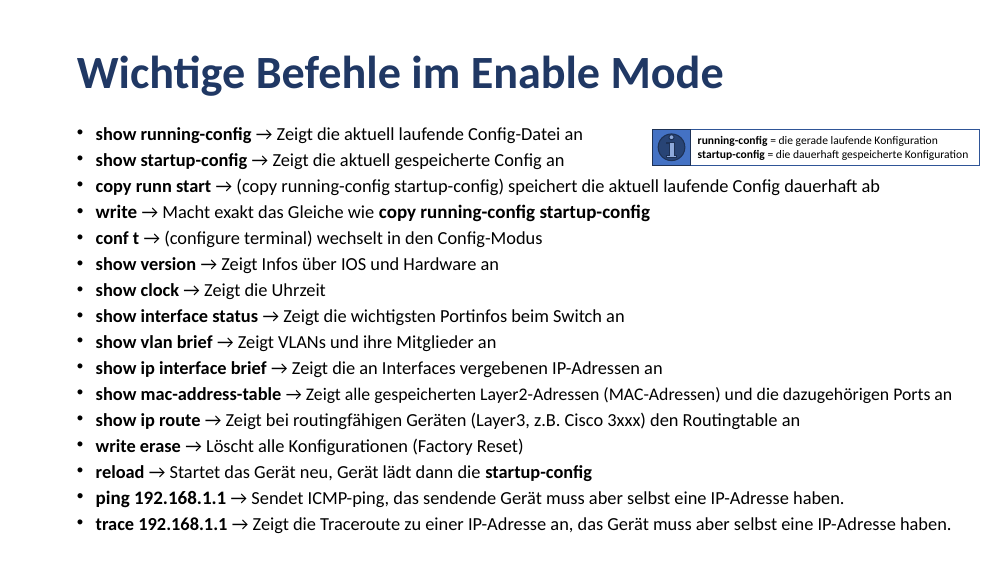
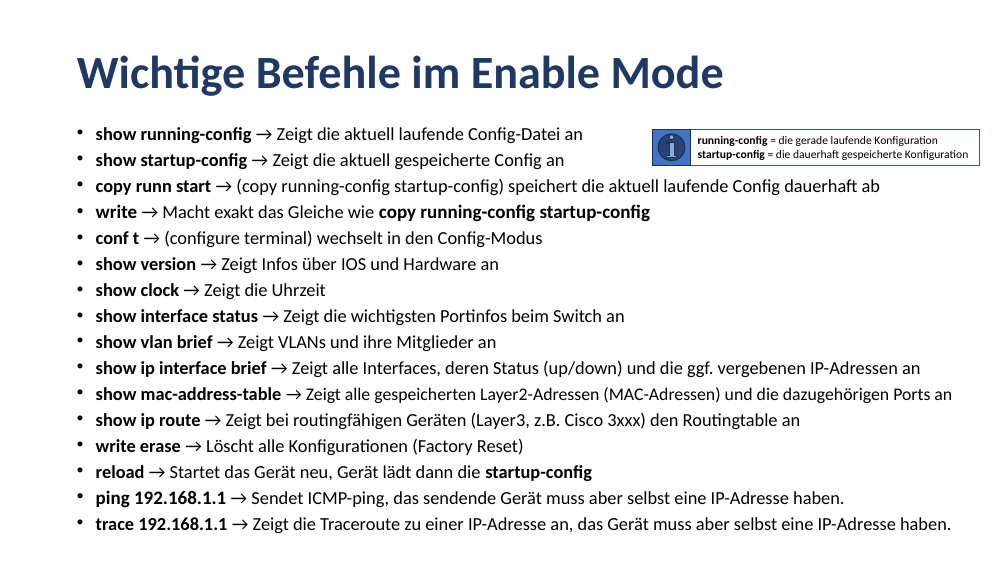
Before and after one commit to MickyRoth/Presentations, a slide deck: slide 6 of Cisco IOS.pptx. Drawn at 1008x567 pixels with LibreOffice and Linux fonts; fonts in the diff are those of the drawing; background and template pictures are left out. Boxes give left, top, right and bottom in pixels: in the first picture for what was removed or moved away, otherwise in the second. Text is boxed around its words. In the diff, an @@ line names an element or a change of style, - is before the commit and + after.

Commit message:
Update

```diff
--- a/Cisco IOS.pptx
+++ b/Cisco IOS.pptx
@@ text at (96, 360, 920, 377): text changed @@
-• show ip interface brief → Zeigt die an Interfaces vergebenen IP-Adressen an
+• show ip interface brief → Zeigt alle Interfaces, deren Status (up/down) und die ggf. vergebenen IP-Adressen an
```
